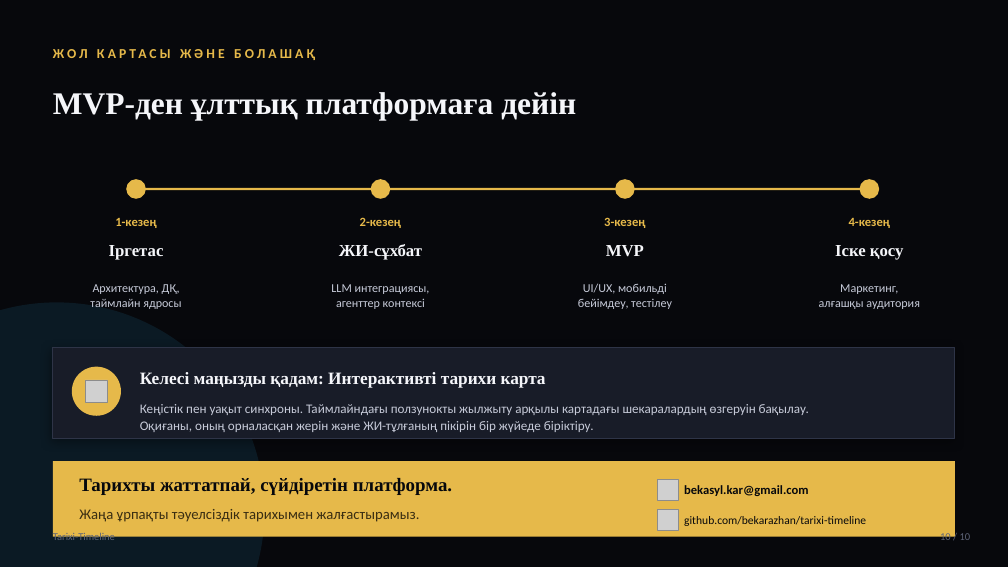
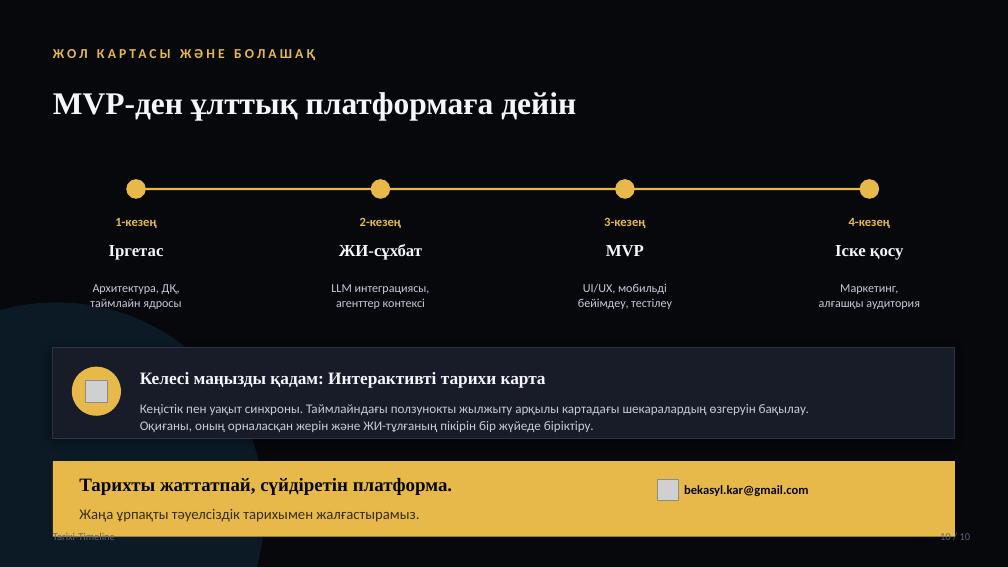
Before and after one commit to bekarazhan/tarixi-timeline, a slide deck: slide 10 of grant-presentation/Tarixi-Timeline_Tauelsizdik_urpaqtary.pptx. Drawn at 1008x567 pixels with LibreOffice and Linux fonts; fonts in the diff are those of the drawing; grey boxes stand for pictures. Boxes give left, top, right and bottom in pixels: in the first picture for what was removed or moved away, otherwise in the second. Text is boxed around its words. In the diff, an @@ line names an element or a change of style, - is before the commit and + after.

```diff
--- a/grant-presentation/Tarixi-Timeline_Tauelsizdik_urpaqtary.pptx
+++ b/grant-presentation/Tarixi-Timeline_Tauelsizdik_urpaqtary.pptx
@@ picture removed at box(658, 510, 679, 531) @@
@@ text removed at box(684, 516, 866, 526) @@
-github.com/bekarazhan/tarixi-timeline
```
Also in this commit, not shown: 6 other slides changed, 5 other files.
